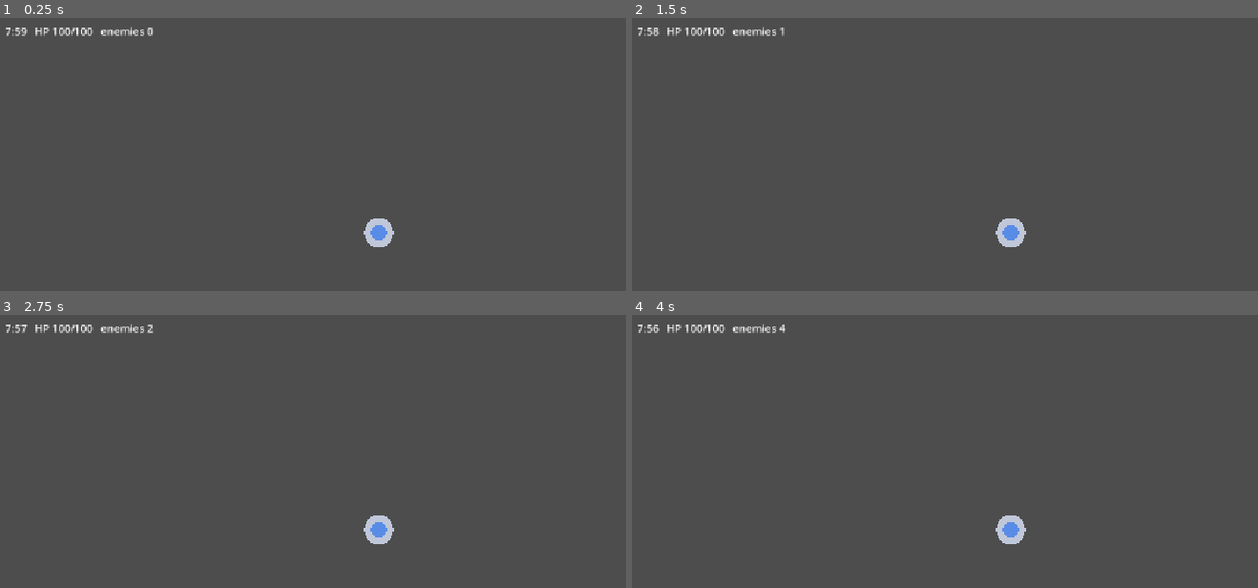
Above: before the commit, frames 1-4 (two rows, left to right).
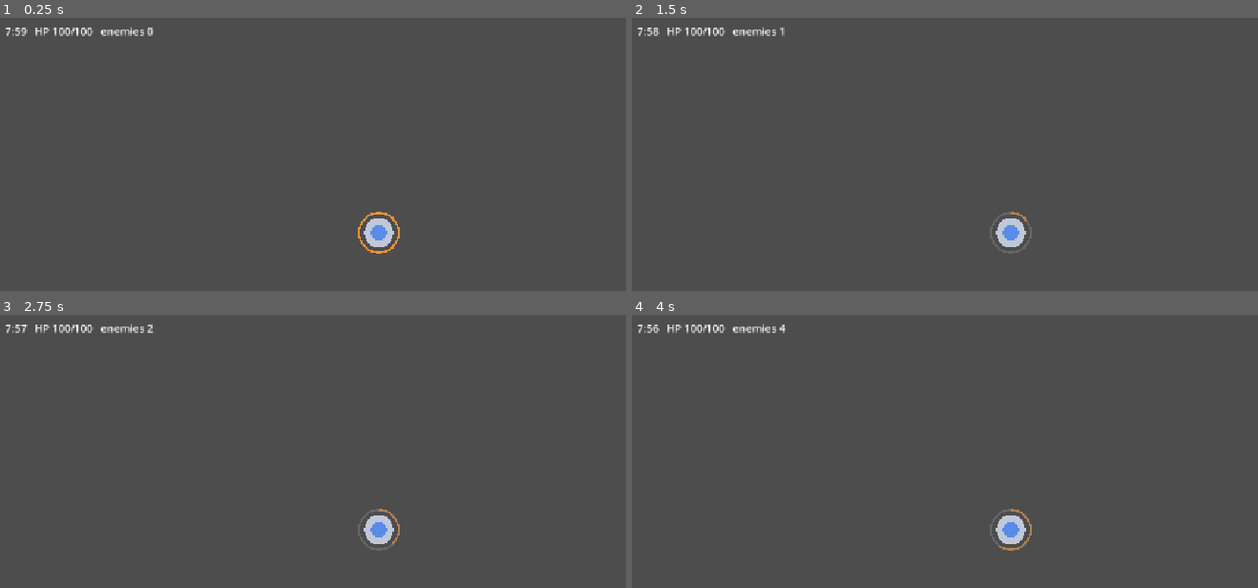
Above: after the commit, the same moments.

Repository: tapiokdev/squadron-concept-game
Game: Godot game, scene res://main.tscn
The game is run twice, just before and just after one commit, with the same random seed, the same clock (stepped at 60 frames per second) and the same inputs.
Inputs (mouse positions are in pixels of both pictures, inside the frame that each line leads up to):
- Up to frame 1 (0.25 s): no input
- Up to frame 2 (1.5 s): tap Enter at 0.5 s; move the mouse to (1176, 211) at 0.52 s; click (1176, 211) at 0.67 s; drag from (857, 255) to (outside the picture) at 1.27 s
- Up to frame 3 (2.75 s): tap Space at 2 s; move the mouse to (456, 435) at 2.02 s; click (456, 435) at 2.17 s
- Up to frame 4 (4 s): tap Enter at 2.75 s; drag from (outside the picture) to (782, 465) at 2.77 s; tap Space at 3.5 s; move the mouse to (outside the picture) at 3.52 s; click (outside the picture) at 3.67 s

The runs differ from the first frame. In frame 1, 0.2% of the frame differs, in the area x 57-64%, y 70-87%; in frame 2, 0.2%; in frame 3, 0.2%; in frame 4, 0.2%.

Commit message:
Add meteor cooldown ring and mark Phase 3 done
Recharge ring around the tower: faint track + orange arc filling
clockwise while on cooldown, solid ring when the meteor is ready.
Satisfies the brief's always-visible cooldown indicator requirement.

Co-Authored-By: Claude Fable 5 <noreply@anthropic.com>

Diff:
--- a/scripts/skills/meteor_skill.gd
+++ b/scripts/skills/meteor_skill.gd
@@ -51,6 +51,7 @@
 	var dirty := false
 	if _cd > 0.0:
 		_cd = maxf(_cd - delta, 0.0)
+		dirty = true
 	if _impact_in >= 0.0:
 		_impact_in -= delta
 		if _impact_in < 0.0:
@@ -71,6 +72,7 @@
 	_explosion_left = EXPLOSION_TIME
 
 func _draw() -> void:
+	_draw_cooldown_ring()
 	if _impact_in >= 0.0:
 		draw_arc(_pending_pos, radius, 0.0, TAU, 48, Color(1.0, 0.5, 0.2, 0.8), 2.0)
 		draw_circle(_pending_pos, radius, Color(1.0, 0.5, 0.2, 0.12))
@@ -78,3 +80,18 @@
 		var alpha := _explosion_left / EXPLOSION_TIME
 		draw_circle(_explosion_pos, radius, Color(1.0, 0.6, 0.15, alpha * 0.6))
 		draw_circle(_explosion_pos, radius * 0.55, Color(1.0, 0.9, 0.5, alpha * 0.8))
+
+## The brief requires an always-visible cooldown indicator: a recharge
+## ring around the tower that fills clockwise and lights up when ready.
+func _draw_cooldown_ring() -> void:
+	if _tower == null:
+		return
+	var ring_radius := _tower.radius + 8.0
+	if is_ready():
+		draw_arc(_tower.position, ring_radius, 0.0, TAU, 40, Color(1.0, 0.6, 0.2, 0.9), 3.0)
+		return
+	draw_arc(_tower.position, ring_radius, 0.0, TAU, 40, Color(1.0, 1.0, 1.0, 0.15), 3.0)
+	var fraction := cooldown_fraction()
+	if fraction > 0.0:
+		draw_arc(_tower.position, ring_radius, -PI / 2.0, -PI / 2.0 + TAU * fraction, 40,
+			Color(1.0, 0.6, 0.2, 0.5), 3.0)
Not shown, changed: # Tower Survivors — Project Brief & Handoff Document.md
